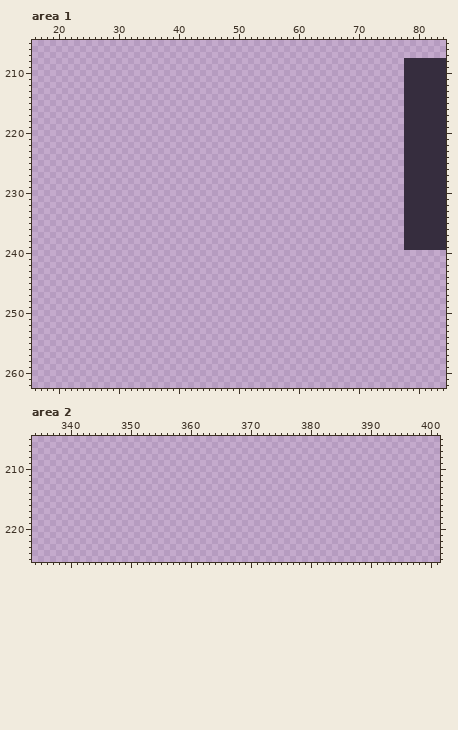
One commit to this pixel-art file: player/sprites/scene.aseprite. The first picture shows the starting point.
480x270 pixels, 1 frame. Colours within 5 levels of each other are drawn and written as one. Shown: area 1: x 16..84, y 205..262; area 2: x 334..401, y 205..225. The commit also changed other parts of the picture, which this record leaves out.
The same view after the edit:
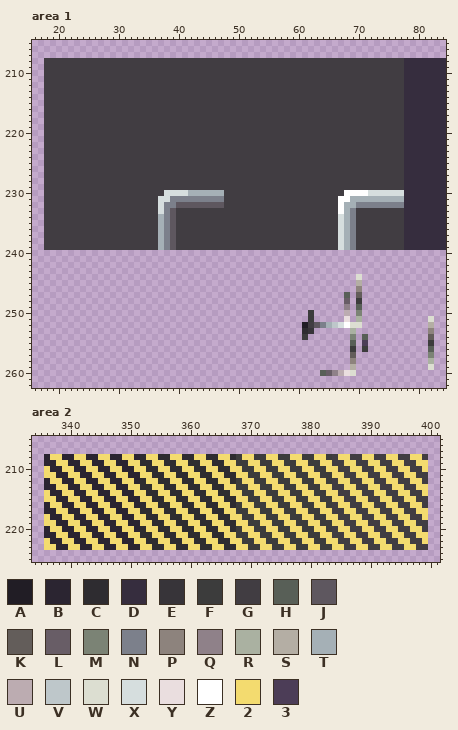
Palette (. is transparent): A #211d25  B #2b2531  C #2e2c30  D #362d3e  E #373439  F #3c3c3c  G #413d42  H #585f57  J #5e575f  K #635d5a  L #685d66  M #7b8375  N #7c808b  P #8d837d  Q #8f8189  R #aab1a1  S #b4aea4  T #a5b0b6  U #bcacb1  V #bec7ca  W #dcded1  X #d6dede  Y #eadedf  Z #ffffff  2 #f3db6f  3 #4c3d57
Edits made:
Area 1:
y 208..229: x 18..77 ............................................................ -> GGGGGGGGGGGGGGGGGGGGGGGGGGGGGGGGGGGGGGGGGGGGGGGGGGGGGGGGGGGG
y 230: x 18..77 ............................................................ -> GGGGGGGGGGGGGGGGGGGGXXXXTTTTTTGGGGGGGGGGGGGGGGGGGGZZZZXXXXXX
y 231: x 18..77 ............................................................ -> GGGGGGGGGGGGGGGGGGGXXNNNNNNNNNGGGGGGGGGGGGGGGGGGGZZTTTTTTTTT
y 232: x 18..77 ............................................................ -> GGGGGGGGGGGGGGGGGGGXNNJJJJJJJJGGGGGGGGGGGGGGGGGGGZTTNNNNNNNN
y 233: x 18..77 ............................................................ -> GGGGGGGGGGGGGGGGGGGXNJGGGGGGGGGGGGGGGGGGGGGGGGGGGZTNGGGGGGGG
y 234..239: x 18..77 ............................................................ -> GGGGGGGGGGGGGGGGGGGTNJGGGGGGGGGGGGGGGGGGGGGGGGGGGXTNGGGGGGGG
y 244: x 70 . -> W
y 245: x 70 . -> S
y 246: x 70 . -> P
y 247: x 68 . -> H; x 70 . -> K
y 248: x 68 . -> L; x 70 . -> F
y 249: x 68 . -> Q; x 70 . -> H
y 250: x 62 . -> F; x 68 . -> U; x 70 . -> M
y 251: x 62 . -> F; x 68 . -> Y; x 70 . -> R; x 82 . -> W
y 252: x 61..70 .......... -> AGJNTVXZWW; x 82 . -> S
y 253: x 61..62 .. -> CE; x 69 . -> R; x 82 . -> P
y 254: x 61 . -> F; x 69 . -> M; x 71 . -> H; x 82 . -> K
y 255: x 69 . -> H; x 71 . -> 3; x 82 . -> F
y 256: x 69 . -> F; x 71 . -> F; x 82 . -> H
y 257: x 69 . -> K; x 82 . -> M
y 258: x 69 . -> P; x 82 . -> R
y 259: x 69 . -> S; x 82 . -> W
y 260: x 64..69 ...... -> HLQUYW
Area 2:
y 208: x 336..399 ................................................................ -> B22BB22BB22BB22BC22CC22CC22CC22CF22FF22FF22FF22FG22GG22GG22GG22G
y 209: x 336..399 ................................................................ -> BB22BB22BB22BB22CC22CC22CC22CC22FF22FF22FF22FF22GG22GG22GG22GG22
y 210: x 336..399 ................................................................ -> 2BB22BB22BB22BB22CC22CC22CC22CC22FF22FF22FF22FF22GG22GG22GG22GG2
y 211: x 336..399 ................................................................ -> 22BB22BB22BB22BB22CC22CC22CC22CC22FF22FF22FF22FF22GG22GG22GG22GG
y 212: x 336..399 ................................................................ -> B22BB22BB22BB22BC22CC22CC22CC22CF22FF22FF22FF22FG22GG22GG22GG22G
y 213: x 336..399 ................................................................ -> BB22BB22BB22BB22CC22CC22CC22CC22FF22FF22FF22FF22GG22GG22GG22GG22
y 214: x 336..399 ................................................................ -> 2BB22BB22BB22BB22CC22CC22CC22CC22FF22FF22FF22FF22GG22GG22GG22GG2
y 215: x 336..399 ................................................................ -> 22BB22BB22BB22BB22CC22CC22CC22CC22FF22FF22FF22FF22GG22GG22GG22GG
y 216: x 336..399 ................................................................ -> B22BB22BB22BB22BC22CC22CC22CC22CF22FF22FF22FF22FG22GG22GG22GG22G
y 217: x 336..399 ................................................................ -> BB22BB22BB22BB22CC22CC22CC22CC22FF22FF22FF22FF22GG22GG22GG22GG22
y 218: x 336..399 ................................................................ -> 2BB22BB22BB22BB22CC22CC22CC22CC22FF22FF22FF22FF22GG22GG22GG22GG2
y 219: x 336..399 ................................................................ -> 22BB22BB22BB22BB22CC22CC22CC22CC22FF22FF22FF22FF22GG22GG22GG22GG
y 220: x 336..399 ................................................................ -> B22BB22BB22BB22BC22CC22CC22CC22CF22FF22FF22FF22FG22GG22GG22GG22G
y 221: x 336..399 ................................................................ -> BB22BB22BB22BB22CC22CC22CC22CC22FF22FF22FF22FF22GG22GG22GG22GG22
y 222: x 336..399 ................................................................ -> 2BB22BB22BB22BB22CC22CC22CC22CC22FF22FF22FF22FF22GG22GG22GG22GG2
y 223: x 336..399 ................................................................ -> 22BB22BB22BB22BB22CC22CC22CC22CC22FF22FF22FF22FF22GG22GG22GG22GG
